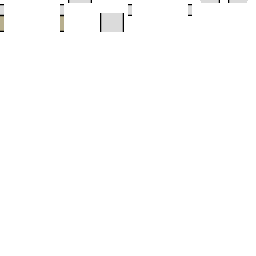
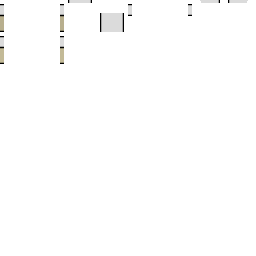
Comparing the layer stacks of the two w=256, h=256 images. Changes:
painted on "Background" over [0, 36, 64, 64]
